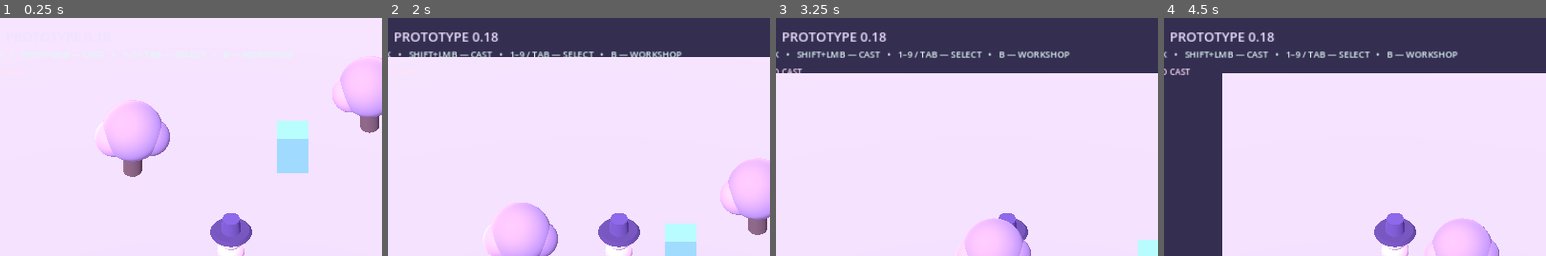
Above: before the commit, frames 1-4 (left to right).
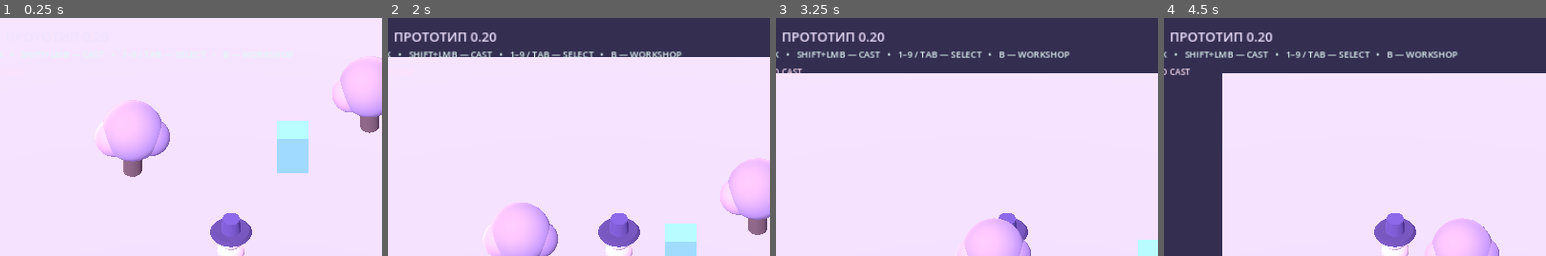
Above: after the commit, the same moments.

Repository: 0ri-space-cat/luna-dev-mode
Game: Godot game, scene res://scenes/main.tscn
The game is run twice, just before and just after one commit, with the same random seed, the same clock (stepped at 60 frames per second) and the same inputs.
Inputs (mouse positions are % of the whole screen's width and height, from its top left):
- Up to frame 1 (0.25 s): no input
- Up to frame 2 (2 s): click "ENGLISH" at 0.5 s; tap Enter at 1.25 s; move the mouse to (45, 70) at 1.27 s; hold W (move_forward) from 1.28 s (still down); tap 1 at 1.35 s; click (45, 70) at 1.42 s
- Up to frame 3 (3.25 s): release W (move_forward) at 2 s; drag from (80, 65) to (45, 70) at 2.02 s; tap Space at 2.75 s; move the mouse to (20, 35) at 2.77 s; hold A (move_left) from 2.78 s (still down); tap Tab at 2.85 s
- Up to frame 4 (4.5 s): release A (move_left) at 3.5 s; drag from (55, 50) to (20, 35) at 3.52 s; click "✓ DONE [ESC]" at 4.25 s
The pictures show only the part of the screen within x 20-70%, y 0-50%; the shares and areas given below are measured in that part.

The runs differ from the first frame. In frame 2, 0.7% of the frame differs, in the area x 2-29%, y 6-10%; in frame 3, 0.7%; in frame 4, 0.7%.

Commit message:
chore: label current game logic graybox as 0.20

Diff:
--- a/scripts/main.gd
+++ b/scripts/main.gd
@@ -407,7 +407,7 @@
 	layer.add_child(pause_tint)
 
 	var header := Label.new()
-	header.text = "LUNA: DEV MODE   ✦   ПРОТОТИП 0.18"
+	header.text = "LUNA: DEV MODE   ✦   ПРОТОТИП 0.20"
 	header.position = Vector2(24, 16)
 	header.add_theme_font_size_override("font_size", 22)
 	header.add_theme_color_override("font_color", Color("efe2ff"))
